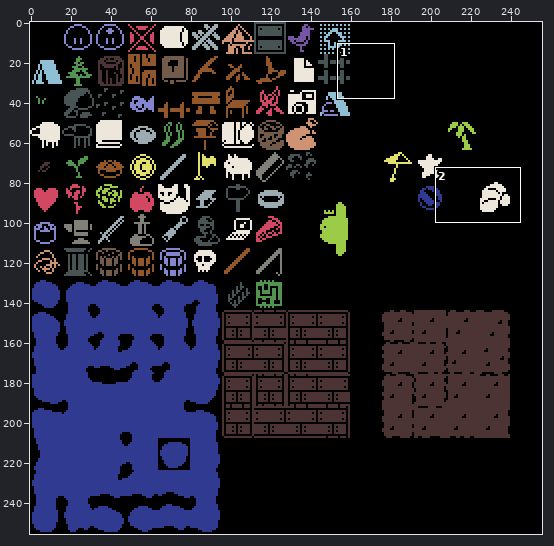
A pixel-art file gets an edit: assets/images/tiles.ase. The first picture is a wide view before the edit; the outline marks the close-up.
Close-up. First the earlier version:
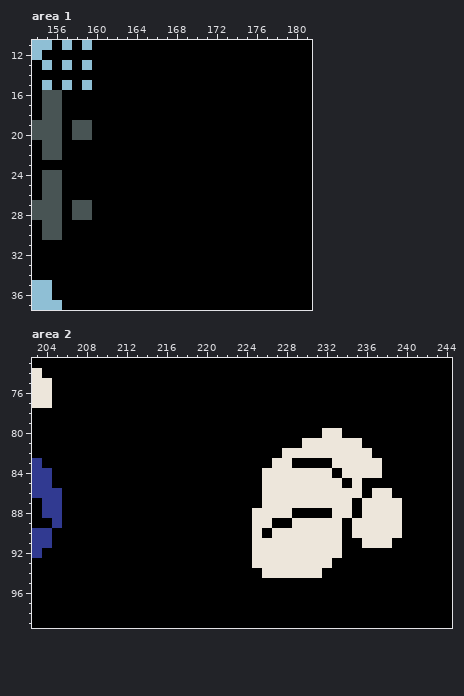
256x256 pixels, 1 frame. Shown: area 1: x 154..181, y 11..37; area 2: x 203..244, y 73..99.
And afterwards:
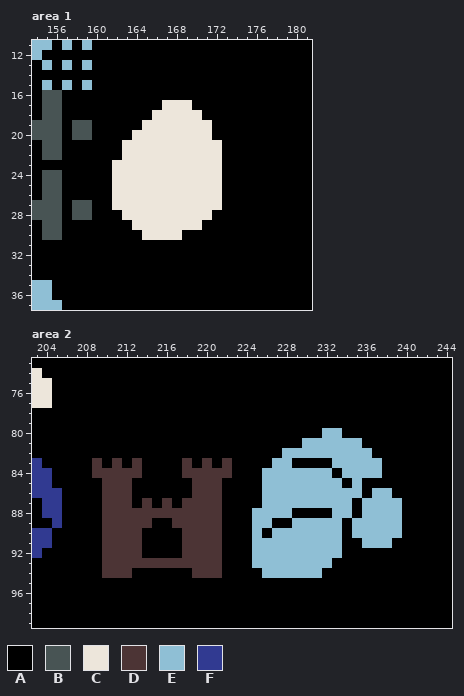
Palette (. is transparent): A #000000  B #485454  C #ede6db  D #4c3435  E #8fbfd5  F #313a91
From old to new:
--- area 1, layer "Layer 1"
@@ x 160..174 @@
 16 AAAAAAAAAAAAAAA
-17 AAAAAAAAAAAAAAA
-18 AAAAAAAAAAAAAAA
-19 AAAAAAAAAAAAAAA
-20 AAAAAAAAAAAAAAA
-21 AAAAAAAAAAAAAAA
-22 AAAAAAAAAAAAAAA
-23 AAAAAAAAAAAAAAA
-24 AAAAAAAAAAAAAAA
-25 AAAAAAAAAAAAAAA
-26 AAAAAAAAAAAAAAA
-27 AAAAAAAAAAAAAAA
-28 AAAAAAAAAAAAAAA
-29 AAAAAAAAAAAAAAA
-30 AAAAAAAAAAAAAAA
+17 AAAAAAACCCAAAAA
+18 AAAAAACCCCCAAAA
+19 AAAAACCCCCCCAAA
+20 AAAACCCCCCCCAAA
+21 AAACCCCCCCCCCAA
+22 AAACCCCCCCCCCAA
+23 AACCCCCCCCCCCAA
+24 AACCCCCCCCCCCAA
+25 AACCCCCCCCCCCAA
+26 AACCCCCCCCCCCAA
+27 AACCCCCCCCCCCAA
+28 AAACCCCCCCCCAAA
+29 AAAACCCCCCCAAAA
+30 AAAAACCCCAAAAAA
 31 AAAAAAAAAAAAAAA
--- area 2, layer "Layer 1"
@@ x 203..244 @@
  79 AAAAAAAAAAAAAAAAAAAAAAAAAAAAAAAAAAAAAAAAAA
- 80 AAAAAAAAAAAAAAAAAAAAAAAAAAAAACCAAAAAAAAAAA
- 81 AAAAAAAAAAAAAAAAAAAAAAAAAAACCCCCCAAAAAAAAA
- 82 AAAAAAAAAAAAAAAAAAAAAAAAACCCCCCCCCAAAAAAAA
- 83 FAAAAAAAAAAAAAAAAAAAAAAACCAAAACCCCCAAAAAAA
- 84 FFAAAAAAAAAAAAAAAAAAAAACCCCCCCACCCCAAAAAAA
- 85 FFAAAAAAAAAAAAAAAAAAAAACCCCCCCCACAAAAAAAAA
- 86 FFFAAAAAAAAAAAAAAAAAAAACCCCCCCCCCACCAAAAAA
- 87 AFFAAAAAAAAAAAAAAAAAAAACCCCCCCCCACCCCAAAAA
- 88 AFFAAAAAAAAAAAAAAAAAAACCCCAAAACCACCCCAAAAA
- 89 AAFAAAAAAAAAAAAAAAAAAACCAACCCCCACCCCCAAAAA
- 90 FFAAAAAAAAAAAAAAAAAAAACACCCCCCCACCCCCAAAAA
- 91 FFAAAAAAAAAAAAAAAAAAAACCCCCCCCCAACCCAAAAAA
- 92 FAAAAAAAAAAAAAAAAAAAAACCCCCCCCCAAAAAAAAAAA
- 93 AAAAAAAAAAAAAAAAAAAAAACCCCCCCCAAAAAAAAAAAA
- 94 AAAAAAAAAAAAAAAAAAAAAAACCCCCCAAAAAAAAAAAAA
+ 80 AAAAAAAAAAAAAAAAAAAAAAAAAAAAAEEAAAAAAAAAAA
+ 81 AAAAAAAAAAAAAAAAAAAAAAAAAAAEEEEEEAAAAAAAAA
+ 82 AAAAAAAAAAAAAAAAAAAAAAAAAEEEEEEEEEAAAAAAAA
+ 83 FAAAAADADADAAAADADADAAAAEEAAAAEEEEEAAAAAAA
+ 84 FFAAAADDDDDAAAADDDDDAAAEEEEEEEAEEEEAAAAAAA
+ 85 FFAAAAADDDAAAAAADDDAAAAEEEEEEEEAEAAAAAAAAA
+ 86 FFFAAAADDDAAAAAADDDAAAAEEEEEEEEEEAEEAAAAAA
+ 87 AFFAAAADDDADADADDDDAAAAEEEEEEEEEAEEEEAAAAA
+ 88 AFFAAAADDDDDDDDDDDDAAAEEEEAAAAEEAEEEEAAAAA
+ 89 AAFAAAADDDDDAADDDDDAAAEEAAEEEEEAEEEEEAAAAA
+ 90 FFAAAAADDDDAAAADDDDAAAEAEEEEEEEAEEEEEAAAAA
+ 91 FFAAAAADDDDAAAADDDDAAAEEEEEEEEEAAEEEAAAAAA
+ 92 FAAAAAADDDDAAAADDDDAAAEEEEEEEEEAAAAAAAAAAA
+ 93 AAAAAAADDDDDDDDDDDDAAAEEEEEEEEAAAAAAAAAAAA
+ 94 AAAAAAADDDAAAAAADDDAAAAEEEEEEAAAAAAAAAAAAA
  95 AAAAAAAAAAAAAAAAAAAAAAAAAAAAAAAAAAAAAAAAAA
Changed places in both close-ups, as pixel boxes (x1, y1, x2, y2):
changed: (112, 100, 222, 240)
changed: (92, 428, 402, 578)
